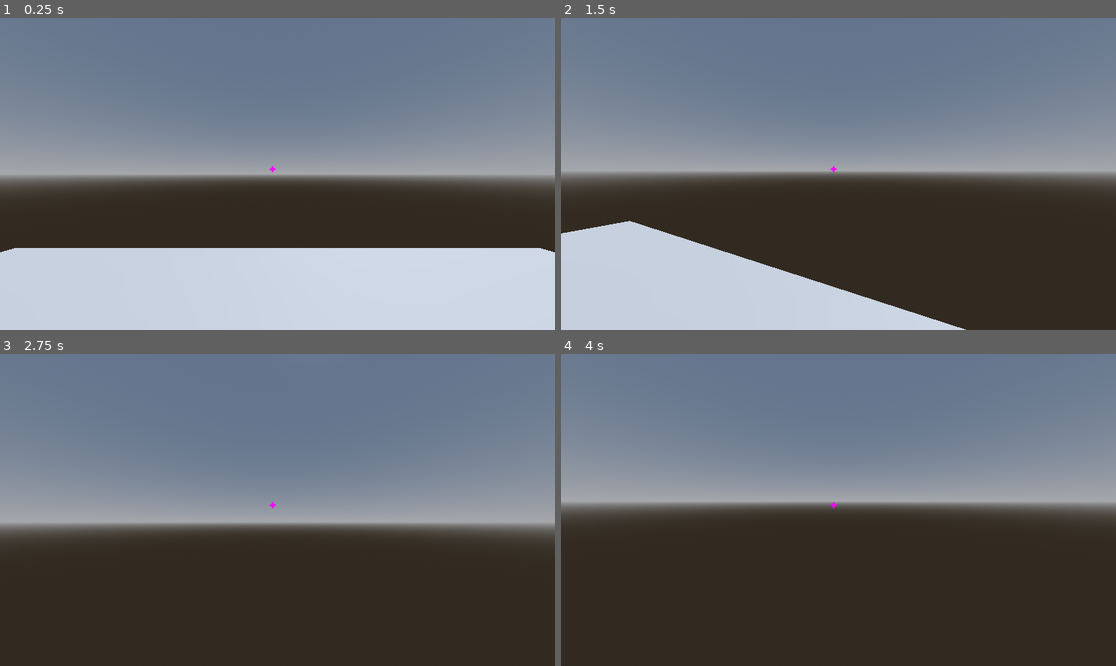
Above: before the commit, frames 1-4 (two rows, left to right).
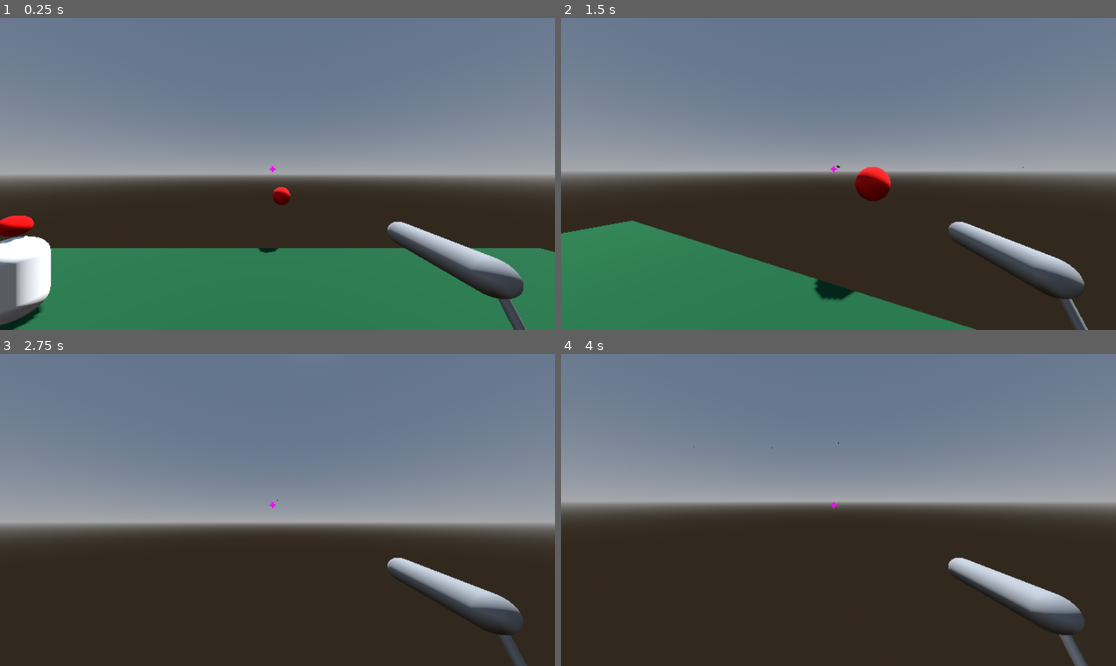
Above: after the commit, the same moments.

Repository: femboyonfent/fem-aim-trainer
Game: Godot game, scene res://world.tscn
Same seed, same stepped clock (60 frames per second), same inputs: the game is played once before the commit and once after it.
Inputs (mouse positions are in pixels of both pictures, inside the frame that each line leads up to):
- Up to frame 1 (0.25 s): no input
- Up to frame 2 (1.5 s): tap Enter (ui_accept) at 0.5, 0.77 s; move the mouse to (866, 174) at 0.52 s; press the mouse at (866, 174) at 0.53 s; hold W (forward ) from 0.53 s (still down); move the mouse to (810, 174) at 1.27 s; release the mouse at (810, 174) at 1.28 s; click (810, 174) at 1.35 s
- Up to frame 3 (2.75 s): keep holding W (forward ); tap Enter (ui_accept) at 1.52 s; move the mouse to (288, 503) at 2.02 s; press the mouse at (288, 503) at 2.03 s
- Up to frame 4 (4 s): keep holding W (forward ); tap Enter (ui_accept) at 2.75, 3.02, 3.5, 3.77 s; move the mouse to (832, 516) at 2.77 s; release the mouse at (832, 516) at 2.78 s; click (832, 516) at 2.85 s; move the mouse to (877, 513) at 3.52 s; press the mouse at (877, 513) at 3.53 s

The runs differ from the first frame. In frame 1, 27% of the frame differs, in the area x 0-100%, y 54-100%; in frame 2, 18%; in frame 3, 2.1%; in frame 4, 2.2%.

Commit message:
aim training or something

Diff:
--- /dev/null
+++ b/freakyaimtrainer/ball_target.gd
@@ -0,0 +1,14 @@
+extends CharacterBody3D
+
+func _on_area_3d_body_entered(body: Node3D) -> void:
+	print("guh?")
+
+
+func _on_area_3d_area_entered(area: Area3D) -> void:
+	if area.is_in_group("Bullet"):
+		print("guh?")
+		queue_free()
+
+
+func _on_area_3d_2_body_entered(body: Node3D) -> void:
+		queue_free()
--- a/freakyaimtrainer/ball_target.tscn
+++ b/freakyaimtrainer/ball_target.tscn
@@ -1,19 +1,25 @@
-[gd_scene load_steps=4 format=3 uid="uid://c4gjtofdjrash"]
+[gd_scene load_steps=5 format=3 uid="uid://c4gjtofdjrash"]
 
-[sub_resource type="StandardMaterial3D" id="StandardMaterial3D_uj2gi"]
-albedo_color = Color(1, 0, 0, 1)
+[ext_resource type="Script" path="res://ball_target.gd" id="1_pco5r"]
 
-[sub_resource type="SphereMesh" id="SphereMesh_oetyl"]
-material = SubResource("StandardMaterial3D_uj2gi")
+[sub_resource type="StandardMaterial3D" id="StandardMaterial3D_6vhr5"]
+albedo_color = Color(0.966069, 0.0793286, 0.0503516, 1)
 
-[sub_resource type="SphereShape3D" id="SphereShape3D_m5xa6"]
+[sub_resource type="SphereMesh" id="SphereMesh_dfqmg"]
+material = SubResource("StandardMaterial3D_6vhr5")
 
-[node name="Node3D" type="Node3D"]
+[sub_resource type="SphereShape3D" id="SphereShape3D_4de13"]
 
-[node name="MeshInstance3D" type="MeshInstance3D" parent="."]
-mesh = SubResource("SphereMesh_oetyl")
+[node name="CharacterBody3D" type="CharacterBody3D"]
+motion_mode = 1
+script = ExtResource("1_pco5r")
 
-[node name="Area3D" type="Area3D" parent="."]
+[node name="MeshInstance3D2" type="MeshInstance3D" parent="."]
+mesh = SubResource("SphereMesh_dfqmg")
 
-[node name="CollisionShape3D" type="CollisionShape3D" parent="Area3D"]
-shape = SubResource("SphereShape3D_m5xa6")
+[node name="Area3D2" type="Area3D" parent="."]
+
+[node name="CollisionShape3D" type="CollisionShape3D" parent="Area3D2"]
+shape = SubResource("SphereShape3D_4de13")
+
+[connection signal="body_entered" from="Area3D2" to="." method="_on_area_3d_2_body_entered"]
--- /dev/null
+++ b/freakyaimtrainer/bullet.gd
@@ -0,0 +1,13 @@
+extends CharacterBody3D
+class_name Bullet
+const SPEED = 40
+
+
+
+# Called every frame. 'delta' is the elapsed time since the previous frame.
+func _process(delta: float) -> void:
+	position += transform.basis * Vector3(0, 0, -SPEED) * delta
+
+
+func _on_timer_timeout() -> void:
+	queue_free()
--- /dev/null
+++ b/freakyaimtrainer/bullet.tscn
@@ -0,0 +1,26 @@
+[gd_scene load_steps=4 format=3 uid="uid://b83n3vnq2mwm1"]
+
+[ext_resource type="Script" path="res://bullet.gd" id="1_ryqs1"]
+
+[sub_resource type="SphereShape3D" id="SphereShape3D_2nxlk"]
+radius = 0.05
+
+[sub_resource type="SphereMesh" id="SphereMesh_b3n57"]
+radius = 0.05
+height = 0.1
+
+[node name="CharacterBody3D" type="CharacterBody3D"]
+script = ExtResource("1_ryqs1")
+
+[node name="CollisionShape3D" type="CollisionShape3D" parent="."]
+transform = Transform3D(1, 0, 0, 0, 1, 0, 0, 0, 1, 0, 0, 0.100727)
+shape = SubResource("SphereShape3D_2nxlk")
+
+[node name="MeshInstance3D" type="MeshInstance3D" parent="."]
+mesh = SubResource("SphereMesh_b3n57")
+
+[node name="Timer" type="Timer" parent="."]
+wait_time = 2.0
+autostart = true
+
+[connection signal="timeout" from="Timer" to="." method="_on_timer_timeout"]
--- /dev/null
+++ b/freakyaimtrainer/camera_3d.gd
@@ -0,0 +1,24 @@
+extends Camera3D
+var ray_range = 2000
+@onready var label = $Label
+var score = 0
+func _input(event: InputEvent):
+	if event.is_action_pressed("attack"):
+		get_camera_collision()
+
+
+func get_camera_collision():
+	var center = get_viewport().size/2
+
+	var Ray_origin = project_ray_origin(center)
+	var Ray_End = Ray_origin + project_ray_normal(center) * ray_range
+
+	var new_insection = PhysicsRayQueryParameters3D.create(Ray_origin,Ray_End)
+	var intersection = get_world_3d().direct_space_state.intersect_ray(new_insection)
+
+	if not intersection.is_empty():
+		print(intersection.collider.name)
+		score += 10
+		label.text = str(score)
+	else:
+		print("nothing")
--- /dev/null
+++ b/freakyaimtrainer/human_target.gd
@@ -0,0 +1,25 @@
+extends CharacterBody3D
+var health = 4
+var do_it = 0
+
+
+func _on_area_3d_body_entered(body: Node3D) -> void:
+	print("guh?")
+	health = health - 1
+
+	if health == 0:
+		queue_free()
+
+
+
+
+
+func _on_area_3d_2_body_entered(body: Node3D) -> void:
+		queue_free()
+
+
+func _on_area_3d_body_shape_entered(body_rid: RID, body: Node3D, body_shape_index: int, local_shape_index: int) -> void:
+	print("bigrat")
+	do_it = do_it +1
+	if do_it == 2:
+		queue_free()
--- a/freakyaimtrainer/human_target.tscn
+++ b/freakyaimtrainer/human_target.tscn
@@ -1,4 +1,6 @@
-[gd_scene load_steps=7 format=3 uid="uid://bxnqsqttg175x"]
+[gd_scene load_steps=9 format=3 uid="uid://bxnqsqttg175x"]
+
+[ext_resource type="Script" path="res://human_target.gd" id="1_p3cys"]
 
 [sub_resource type="StandardMaterial3D" id="StandardMaterial3D_iw32h"]
 albedo_color = Color(1, 0, 0, 1)
@@ -14,22 +16,39 @@
 [sub_resource type="SphereShape3D" id="SphereShape3D_5ynw6"]
 radius = 0.252507
 
+[sub_resource type="CapsuleShape3D" id="CapsuleShape3D_qngyp"]
+height = 1.90451
+
 [sub_resource type="CapsuleShape3D" id="CapsuleShape3D_0chkh"]
 
-[node name="CharacterBody3D" type="CharacterBody3D"]
+[node name="CharacterBody3D" type="CharacterBody3D" groups=["target"]]
 transform = Transform3D(1, 0, 0, 0, 1, 0, 0, 0, 1, 0, 1, 0)
+script = ExtResource("1_p3cys")
 
 [node name="head" type="MeshInstance3D" parent="."]
-transform = Transform3D(0.5, 0, 0, 0, 0.5, 0, 0, 0, 0.5, 0, 0, 0)
+transform = Transform3D(0.5, 0, 0, 0, 0.5, 0, 0, 0, 0.5, 0, 0.25, 0)
 mesh = SubResource("SphereMesh_o4873")
 
 [node name="body" type="MeshInstance3D" parent="."]
 transform = Transform3D(1, 0, 0, 0, 1, 0, 0, 0, 1, 0, -1.04498, 0)
 mesh = SubResource("CapsuleMesh_wcu2b")
 
-[node name="headshot" type="CollisionShape3D" parent="."]
+[node name="Area3D" type="Area3D" parent="."]
+transform = Transform3D(1, 0, 0, 0, 1, 0, 0, 0, 1, 0, 0.25, 0)
+
+[node name="headshot" type="CollisionShape3D" parent="Area3D"]
 shape = SubResource("SphereShape3D_5ynw6")
 
-[node name="bodyhitbox" type="CollisionShape3D" parent="."]
+[node name="CollisionShape3D" type="CollisionShape3D" parent="."]
+transform = Transform3D(1, 0, 0, 0, 1, 0, 0, 0, 1, 0, -1, 0)
+shape = SubResource("CapsuleShape3D_qngyp")
+
+[node name="Area3D2" type="Area3D" parent="."]
+
+[node name="bodyhitbox" type="CollisionShape3D" parent="Area3D2"]
 transform = Transform3D(1, 0, 0, 0, 1, 0, 0, 0, 1, 0, -1.045, 0)
 shape = SubResource("CapsuleShape3D_0chkh")
+
+[connection signal="body_shape_entered" from="Area3D" to="." method="_on_area_3d_body_shape_entered"]
+[connection signal="area_shape_entered" from="Area3D2" to="." method="_on_area_3d_area_shape_entered"]
+[connection signal="body_entered" from="Area3D2" to="." method="_on_area_3d_body_entered"]
--- /dev/null
+++ b/freakyaimtrainer/marker_3d.gd
@@ -0,0 +1,22 @@
+extends Marker3D
+@onready var bullet_scene = preload("res://bullet.tscn")
+
+# Called when the node enters the scene tree for the first time.
+func _ready() -> void:
+	pass # Replace with function body.
+
+func _input(event: InputEvent):
+	if Input.is_action_just_pressed("attack"):
+		shoot()
+
+
+
+func shoot():
+	var b = bullet_scene.instantiate()
+	get_tree().root.add_child(b)
+	b.rotation_degrees = $".".global_transform.basis.get_euler()
+	$".".add_child(b)
+	#bullet.rotation = move_direction.
+# Called every frame. 'delta' is the elapsed time since the previous frame.
+func _process(delta: float) -> void:
+	pass
--- a/freakyaimtrainer/player.gd
+++ b/freakyaimtrainer/player.gd
@@ -1,9 +1,16 @@
 extends CharacterBody3D
 @onready var head = $head
-
+var bullet = preload("res://bullet.tscn")
 const mouse_speed = 0.4
 const SPEED = 5.0
 const JUMP_VELOCITY = 4.5
+
+
+var instance
+@onready var gun_barrel = $head/Camera3D/usps/RayCast3D
+
+
+
 
 
 func _ready():
@@ -35,4 +42,10 @@
 		velocity.x = move_toward(velocity.x, 0, SPEED)
 		velocity.z = move_toward(velocity.z, 0, SPEED)
 
+
+	if Input.is_action_just_pressed("attack"):
+		instance = bullet.instantiate()
+		instance.position = position + Vector3(0,1,0)
+		instance.transform.basis = gun_barrel.global_transform.basis
+		get_parent().add_child(instance)
 	move_and_slide()
--- a/freakyaimtrainer/player.tscn
+++ b/freakyaimtrainer/player.tscn
@@ -1,11 +1,17 @@
-[gd_scene load_steps=4 format=3 uid="uid://cjtvcn3m4aadk"]
+[gd_scene load_steps=7 format=3 uid="uid://cjtvcn3m4aadk"]
 
 [ext_resource type="Script" path="res://player.gd" id="1_a3k00"]
 [ext_resource type="Texture2D" uid="uid://r1liahqjpsdp" path="res://pixil-frame-0 (1).png" id="2_oyoav"]
+[ext_resource type="PackedScene" uid="uid://oq2sa03pfbo3" path="res://usps.tscn" id="4_5cl25"]
+[ext_resource type="FontFile" uid="uid://2eihi8vbo5lk" path="res://JetBrainsMono-Medium.ttf" id="4_e6416"]
 
 [sub_resource type="CapsuleShape3D" id="CapsuleShape3D_v6ncj"]
+radius = 0.1
 
-[node name="CharacterBody3D" type="CharacterBody3D"]
+[sub_resource type="LabelSettings" id="LabelSettings_hf4mq"]
+font = ExtResource("4_e6416")
+
+[node name="CharacterBody3D" type="CharacterBody3D" groups=["yourself"]]
 script = ExtResource("1_a3k00")
 
 [node name="CollisionShape3D" type="CollisionShape3D" parent="."]
@@ -32,6 +38,20 @@
 scale = Vector2(0.5, 0.5)
 texture = ExtResource("2_oyoav")
 
-[node name="MeshInstance3D" type="MeshInstance3D" parent="head/Camera3D"]
+[node name="Label" type="Label" parent="head/Camera3D"]
+anchors_preset = 7
+anchor_left = 0.5
+anchor_top = 1.0
+anchor_right = 0.5
+anchor_bottom = 1.0
+offset_left = -20.208
+offset_top = -318.0
+offset_right = 0.208008
+offset_bottom = -296.0
+grow_horizontal = 2
+grow_vertical = 0
+label_settings = SubResource("LabelSettings_hf4mq")
+horizontal_alignment = 1
 
-[node name="RayCast3D" type="RayCast3D" parent="head/Camera3D"]
+[node name="usps" parent="head/Camera3D" instance=ExtResource("4_5cl25")]
+transform = Transform3D(1, 0, 0, 0, 1, 0, 0, 0, 1, 0.565, -0.271, -0.567)
--- a/freakyaimtrainer/project.godot
+++ b/freakyaimtrainer/project.godot
@@ -14,6 +14,13 @@
 run/main_scene="res://world.tscn"
 config/features=PackedStringArray("4.3", "Forward Plus")
 config/icon="res://icon.svg"
+
+[global_group]
+
+target="target"
+yourself=""
+terrain=""
+Bullet=""
 
 [gui]
 
@@ -41,3 +48,12 @@
 "events": [Object(InputEventKey,"resource_local_to_scene":false,"resource_name":"","device":-1,"window_id":0,"alt_press …(192 unchanged characters)…
 ]
 }
+attack={
+"deadzone": 0.5,
+"events": [Object(InputEventMouseButton,"resource_local_to_scene":false,"resource_name":"","device":-1,"window_id":0,"alt_pressed":false,"shift_pressed":false,"ctrl_pressed":false,"meta_pressed":false,"button_mask":1,"position":Vector2(300, 0),"global_position":Vector2(309, 46),"factor":1.0,"button_index":1,"canceled":false,"pressed":true,"double_click":false,"script":null)
+]
+}
+
+[rendering]
+
+scaling_3d/scale=0.9
--- /dev/null
+++ b/freakyaimtrainer/usps.tscn
@@ -0,0 +1,25 @@
+[gd_scene load_steps=3 format=3 uid="uid://oq2sa03pfbo3"]
+
+[sub_resource type="CapsuleMesh" id="CapsuleMesh_fu3h4"]
+radius = 0.05
+height = 0.4
+
+[sub_resource type="CapsuleMesh" id="CapsuleMesh_pfoqn"]
+radius = 0.01
+height = 0.2
+
+[node name="usps" type="Node3D"]
+
+[node name="MeshInstance3D" type="MeshInstance3D" parent="."]
+transform = Transform3D(1, 0, 0, 0, -4.37114e-08, -1, 0, 1, -4.37114e-08, 0, 0, 0)
+mesh = SubResource("CapsuleMesh_fu3h4")
+
+[node name="MeshInstance3D" type="MeshInstance3D" parent="MeshInstance3D"]
+transform = Transform3D(1, 0, 0, 0, -0.453773, 0.891117, 0, -0.891117, -0.453773, 0, 0.194351, 0.0718216)
+mesh = SubResource("CapsuleMesh_pfoqn")
+
+[node name="RayCast3D" type="RayCast3D" parent="."]
+transform = Transform3D(1, 0, 0, 0, 1, 0, 0, 0, 1, 0, 0, -0.243507)
+target_position = Vector3(0, 0, -1)
+
+[node name="AnimationPlayer" type="AnimationPlayer" parent="."]
--- a/freakyaimtrainer/world.tscn
+++ b/freakyaimtrainer/world.tscn
@@ -1,6 +1,11 @@
-[gd_scene load_steps=5 format=3 uid="uid://ct7mrj25qux2d"]
+[gd_scene load_steps=8 format=3 uid="uid://ct7mrj25qux2d"]
 
 [ext_resource type="PackedScene" uid="uid://cjtvcn3m4aadk" path="res://player.tscn" id="1_ph4rd"]
+[ext_resource type="PackedScene" uid="uid://c4gjtofdjrash" path="res://ball_target.tscn" id="2_e2nit"]
+[ext_resource type="PackedScene" uid="uid://bxnqsqttg175x" path="res://human_target.tscn" id="3_3ylpx"]
+
+[sub_resource type="StandardMaterial3D" id="StandardMaterial3D_kuv3y"]
+albedo_color = Color(0.0861651, 0.330308, 0.18162, 1)
 
 [sub_resource type="ProceduralSkyMaterial" id="ProceduralSkyMaterial_6vrrf"]
 sky_horizon_color = Color(0.64625, 0.65575, 0.67075, 1)
@@ -13,10 +18,11 @@
 background_mode = 2
 sky = SubResource("Sky_iut8c")
 
-[node name="CSGBox3D" type="CSGBox3D"]
+[node name="CSGBox3D" type="CSGBox3D" groups=["terrain"]]
 transform = Transform3D(1, 0, 0, 0, 1, 0, 0, 0, 1, -12.4094, 0.206046, -7.10469)
 use_collision = true
 size = Vector3(25.6189, 1, 15.2651)
+material = SubResource("StandardMaterial3D_kuv3y")
 
 [node name="DirectionalLight3D" type="DirectionalLight3D" parent="."]
 transform = Transform3D(-0.866023, -0.433016, 0.250001, 0, 0.499998, 0.866027, -0.500003, 0.749999, -0.43301, 0, 0, 0)
@@ -27,3 +33,9 @@
 
 [node name="CharacterBody3D" parent="." instance=ExtResource("1_ph4rd")]
 transform = Transform3D(1, 0, 0, 0, 1, 0, 0, 0, 1, 0, 3.40042, 0)
+
+[node name="Node3D" parent="." instance=ExtResource("2_e2nit")]
+transform = Transform3D(1, 0, 0, 0, 1, 0, 0, 0, 1, 0.219767, 2.87955, -8.82481)
+
+[node name="CharacterBody3D2" parent="." instance=ExtResource("3_3ylpx")]
+transform = Transform3D(1, 0, 0, 0, 1, 0, 0, 0, 1, -6.51121, 2.58103, -3.86994)
